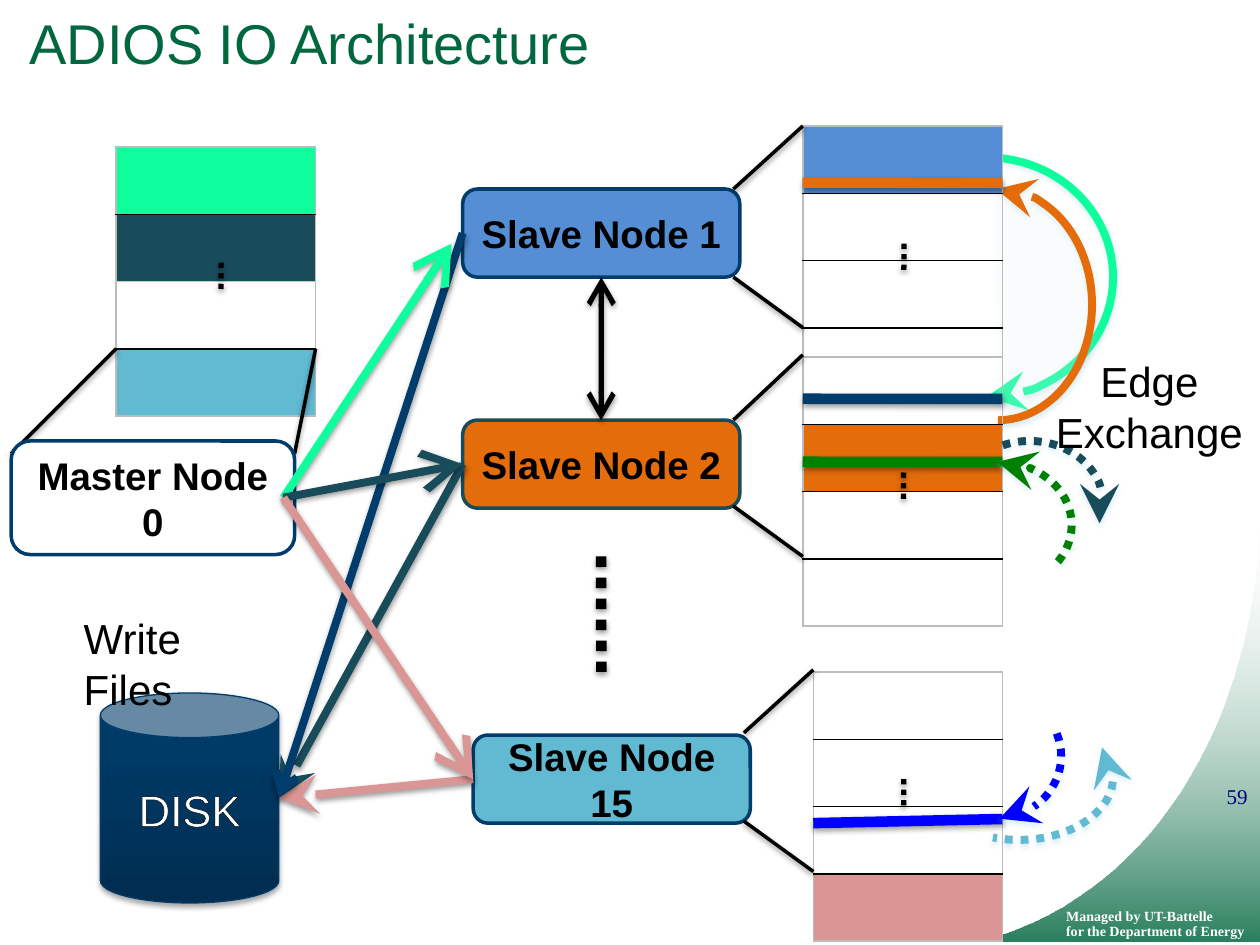
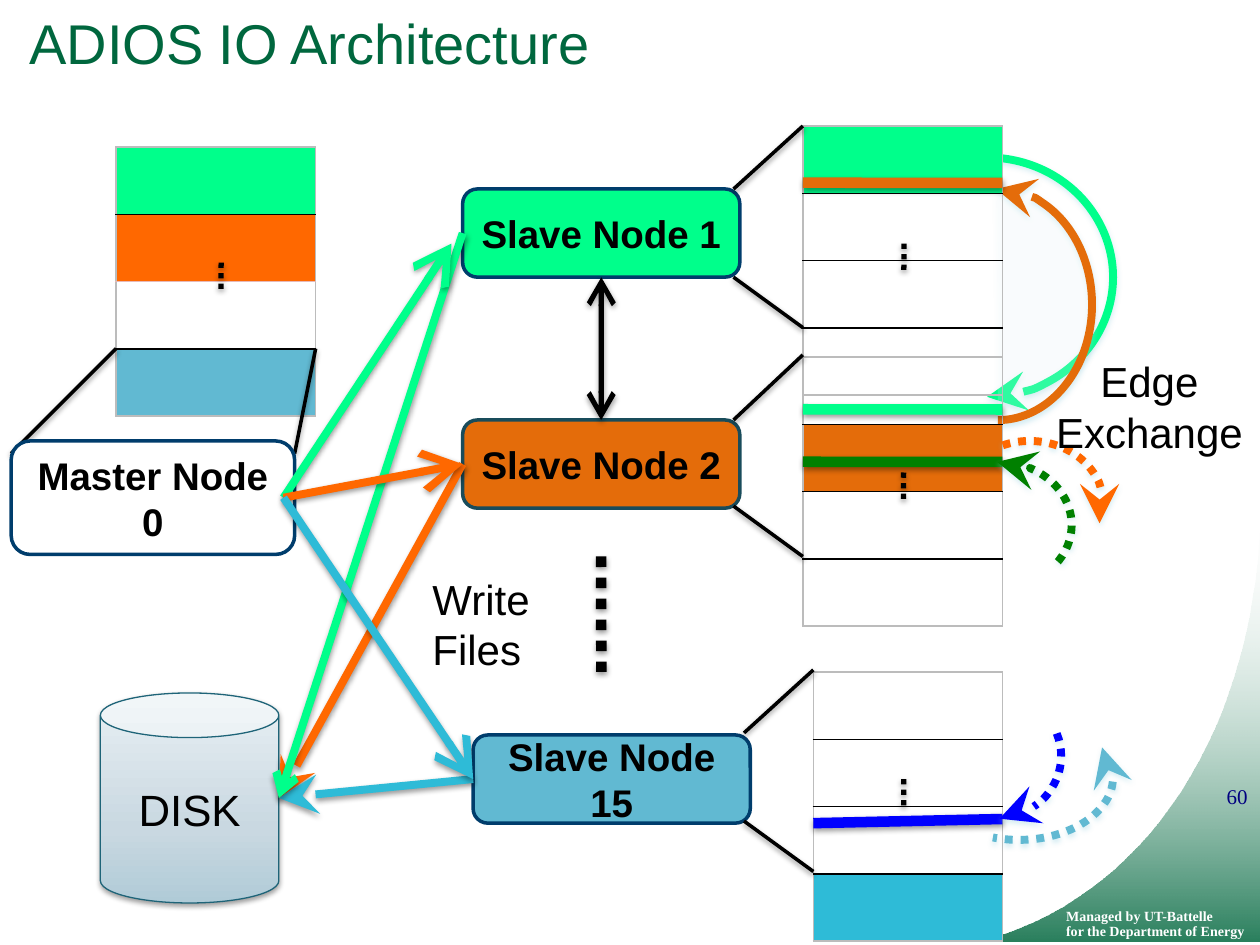
Before and after one commit to ornladios/ADIOS, a slide deck: slide 60 of tutorial/adios_api_scidac_tutorial.pptx (slide 59 before the commit). Drawn at 1260x945 pixels with LibreOffice and Linux fonts; fonts in the diff are those of the drawing; background and template pictures are left out. Boxes give left, top, right and bottom in pixels: in the first picture for what was removed or moved away, otherwise in the second. Text is boxed around its words. In the diff, an @@ line names an element or a change of style, - is before the commit and + after.

```diff
--- a/tutorial/adios_api_scidac_tutorial.pptx
+++ b/tutorial/adios_api_scidac_tutorial.pptx
@@ table at (116,147,315,349) @@
@@ fill #0EFD9D to #00FF8B in row 1, column 1 @@
@@ fill #194C5B to #FF6800 in row 2, column 1 @@
@@ table at (803,126,1002,328) @@
@@ fill #558ED5 to #00FF8B in row 1, column 1 @@
@@ arc (boxed as its full ellipse) at (861,158,1113,397): outline #0EFD9D 4.5 pt to #00FF8B 4.5 pt @@
@@ rounded rectangle "Slave Node 1" at (462,189,740,277): fill #558ED5 to #00FF8B @@
@@ arrow (462, 233) - (278, 798): stroke #003D6C 4.5 pt to #00FF8B 4.5 pt @@
@@ arrow (284, 498) - (451, 243): stroke #0EFD9D 4.5 pt to #00FF8B 4.5 pt @@
@@ line moved from (803, 398) - (1002, 399) to (803, 410) - (1003, 410) @@
@@ line (803, 410) - (1003, 410): stroke #003D6C 6 pt to #00FF8B 6 pt @@
@@ arc (boxed as its full ellipse) at (956,442,1103,568): outline #194C5B 4.5 pt dashed to #FF6800 4.5 pt dashed @@
@@ arrow (278, 798) - (462, 464): stroke #194C5B 4.5 pt to #FF6800 4.5 pt @@
@@ arrow (284, 498) - (462, 464): stroke #194C5B 4.5 pt to #FF6800 4.5 pt @@
@@ arrow (284, 498) - (474, 779): stroke #D99694 4.5 pt to #2EBBD7 4.5 pt @@
@@ text "Write Files" rewrapped from (84,623,181,713) to (432,584,529,666) @@
@@ table at (814,672,1003,873) @@
@@ fill #D99694 to #2EBBD7 in row 4, column 1 @@
@@ cylinder "DISK" at (101,693,280,903): text colour #FFFFFF to #000000; fill gradient #002E51 to #003B69 to gradient #B0CBD8 to #C8DAE3 to #EAF1F5; outline #003C6A 0.75 pt to #1E6578 0.75 pt; shadow changed @@
@@ arrow (278, 798) - (474, 779): stroke #D99694 4.5 pt to #2EBBD7 4.5 pt @@
@@ page number at (1227,790,1248,804): text changed @@
-59
+60
```
Also in this commit, not shown: 28 other slides changed, 17 slides added, 5 slides removed.
